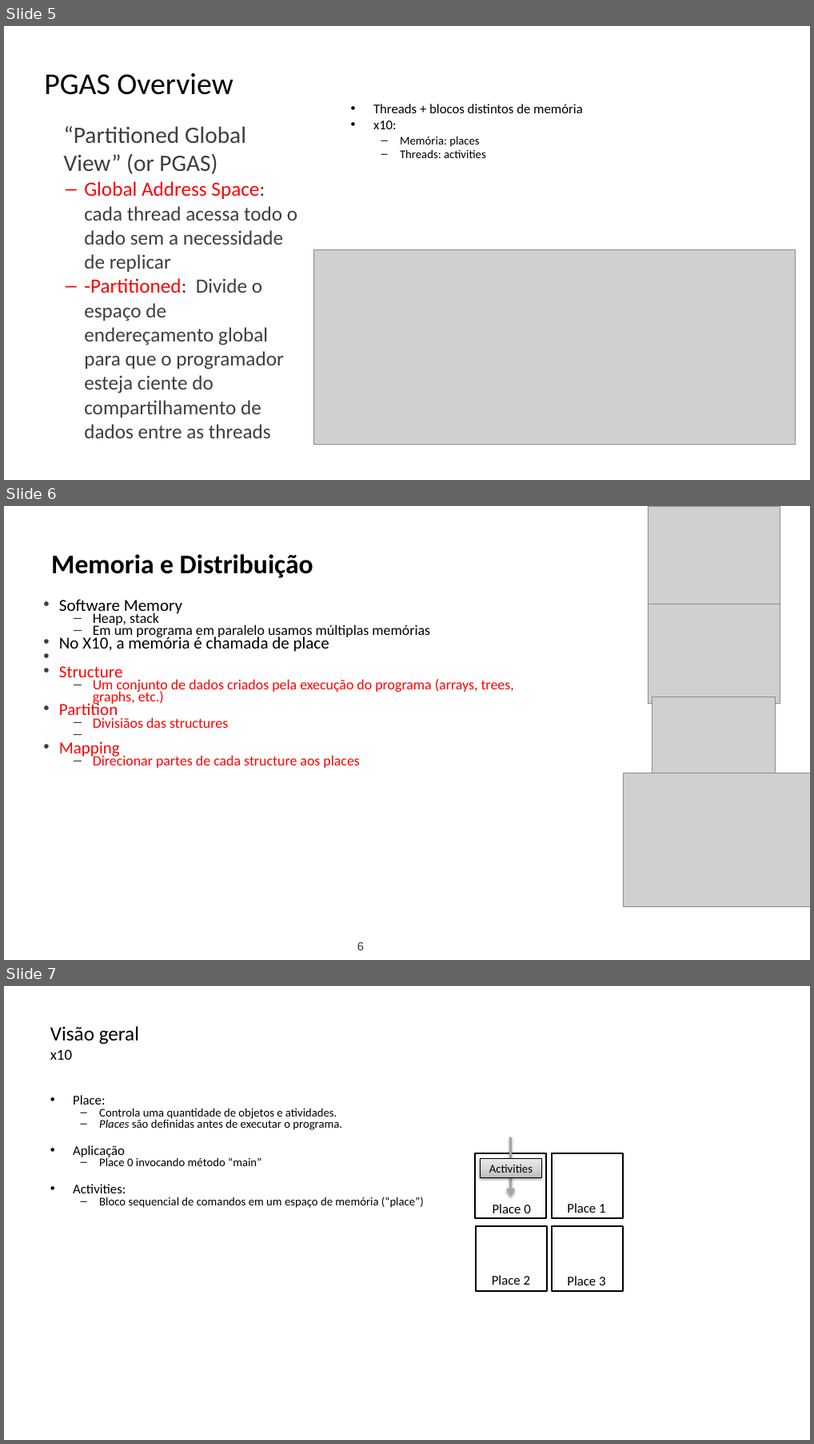
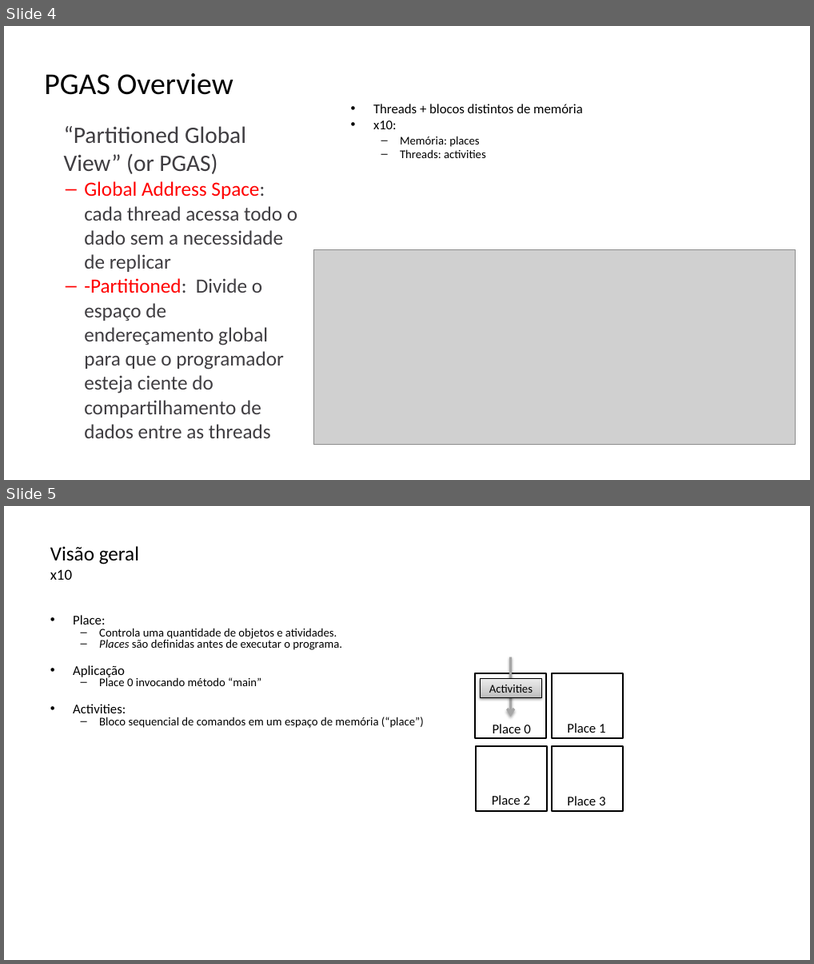
Before and after one commit to lquatrin/inf2591, a slide deck: x10.pptx. Shown one above the other, each under a label of ours: slides 5, 6 and 7 before the commit, slides 4 and 5 after it. The pictures are 814x1444 and 814x964 pixels, drawn with LibreOffice and Linux fonts; fonts in the diff are those of the drawing; grey boxes stand for pictures. Boxes give left, top, right and bottom in pixels: in the first picture for what was removed or moved away, otherwise in the second. Text is boxed around its words. In the diff, an @@ line names an element or a change of style, - is before the commit and + after.

```diff
--- a/x10.pptx
+++ b/x10.pptx
@@ slide 6 removed at <box>4,506,810,960</box>, background #FFFFFF @@
@@ picture removed at <box>648,506,781,605</box> @@
@@ text removed at <box>51,554,314,578</box> @@
-Memoria e Distribuição
@@ text removed at <box>59,599,514,768</box> @@
-• Software Memory
-  – Heap, stack
-  – Em um programa em paralelo usamos múltiplas memórias
-• No X10, a memória é chamada de place
-• Structure
-  – Um conjunto de dados criados pela execução do programa (arrays, trees, graphs, etc.)
-• Partition
-  – Divisiãos das structures
-• Mapping
-  – Direcionar partes de cada structure aos places
@@ picture removed at <box>648,604,781,704</box> @@
@@ picture removed at <box>653,696,776,779</box> @@
@@ picture removed at <box>623,772,810,907</box> @@
@@ page number removed at <box>358,942,364,950</box> @@
-6
@@ what was slide 5 is now slide 4 @@
@@ what was slide 7 is now slide 5 @@
```
Also in this commit, not shown: 5 slides changed, 5 slides added, 3 other files.
